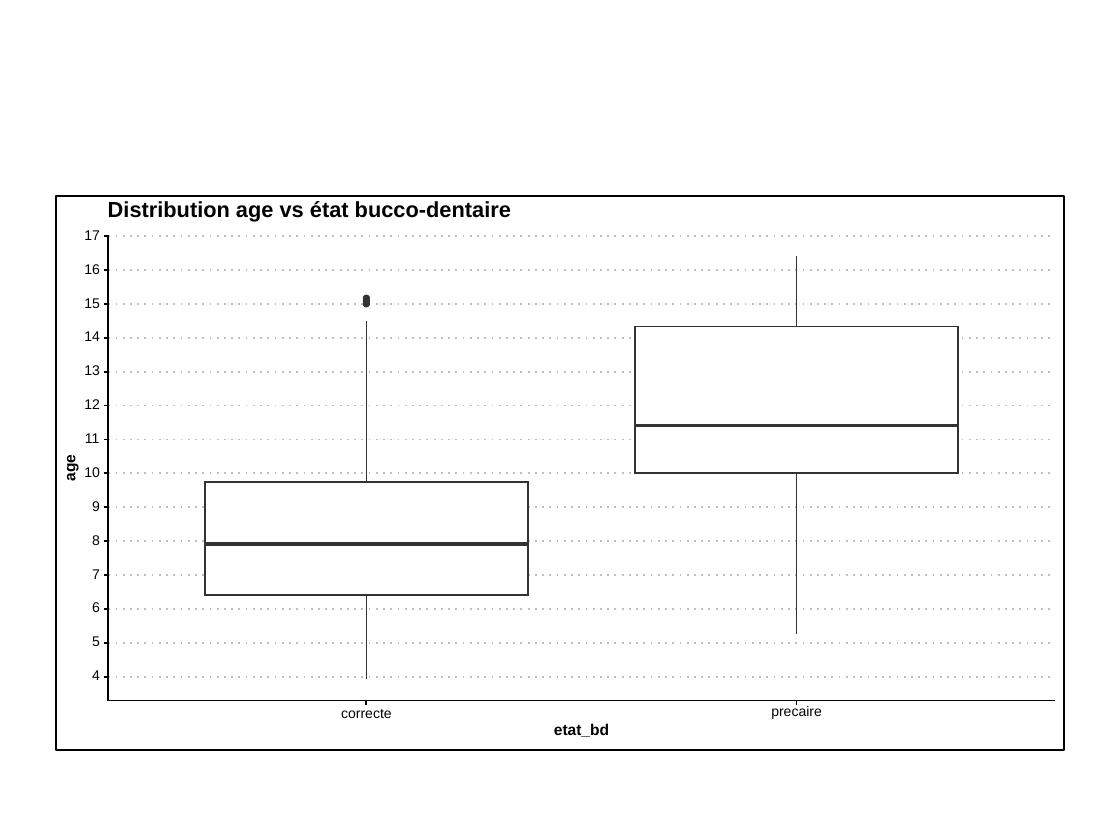
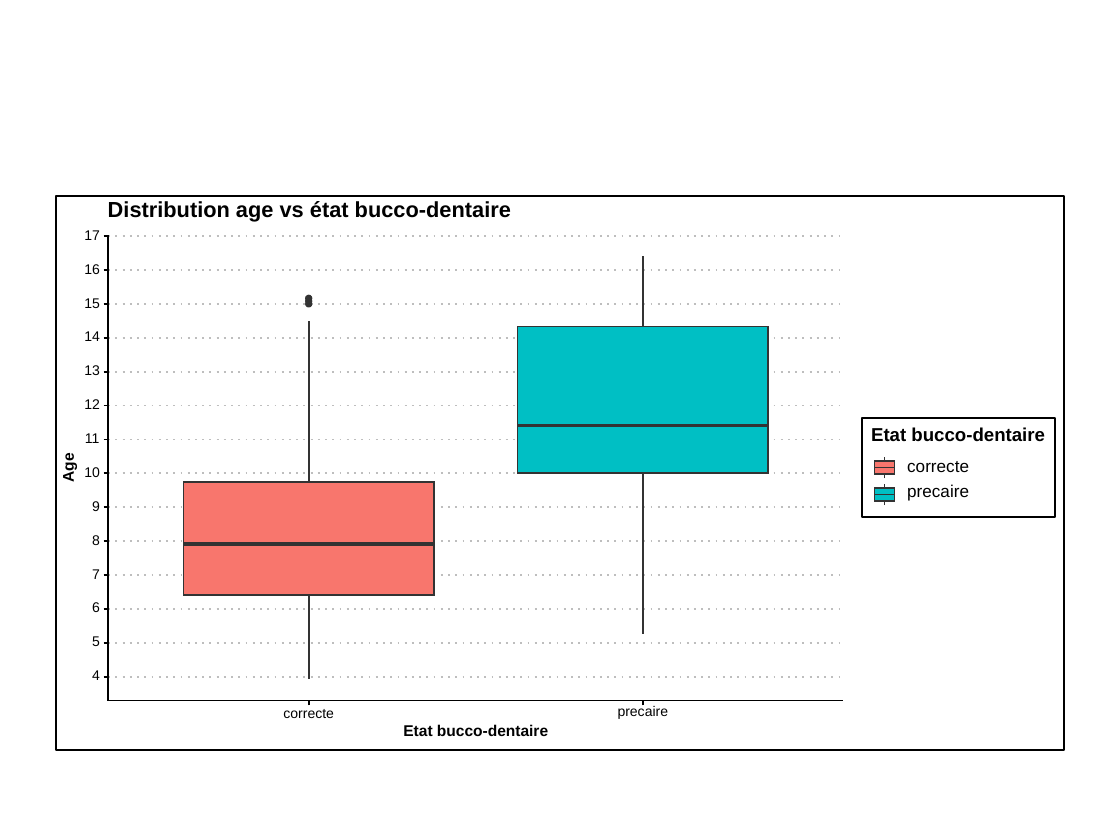
Before and after one commit to FrancescoMonti-source/theses_internes, a slide deck: slide 1 of jenny_CMF/graphs/Boxplot age vs état bucco-dentaire.pptx. Drawn at 1120x840 pixels with LibreOffice and Linux fonts; fonts in the diff are those of the drawing. Boxes give left, top, right and bottom in pixels: in the first picture for what was removed or moved away, otherwise in the second. Text is boxed around its words. In the diff, an @@ line names an element or a change of style, - is before the commit and + after.

```diff
--- a/jenny_CMF/graphs/Boxplot age vs état bucco-dentaire.pptx
+++ b/jenny_CMF/graphs/Boxplot age vs état bucco-dentaire.pptx
@@ freeform shape: place and size @@
-freeform shape at <box>109,236,1055,236</box>
+freeform shape at <box>109,236,843,236</box>
@@ freeform shape: place and size @@
-freeform shape at <box>109,270,1055,270</box>
+freeform shape at <box>109,270,843,270</box>
@@ freeform shape: place and size @@
-freeform shape at <box>109,304,1055,304</box>
+freeform shape at <box>109,304,843,304</box>
@@ freeform shape: place and size @@
-freeform shape at <box>635,327,958,474</box>
+freeform shape at <box>517,327,768,474</box>
@@ freeform shape at <box>517,327,768,474</box>: fill #FFFFFF to #00BFC4 @@
@@ freeform shape: place and size @@
-freeform shape at <box>109,338,1055,338</box>
+freeform shape at <box>109,338,843,338</box>
@@ freeform shape: place and size @@
-freeform shape at <box>109,372,1055,372</box>
+freeform shape at <box>109,372,843,372</box>
@@ freeform shape: place and size @@
-freeform shape at <box>109,405,1055,405</box>
+freeform shape at <box>109,405,843,405</box>
@@ freeform shape: place and size @@
-freeform shape at <box>109,439,1055,439</box>
+freeform shape at <box>109,439,843,439</box>
@@ freeform shape: place and size @@
-freeform shape at <box>635,426,958,426</box>
+freeform shape at <box>517,426,768,426</box>
@@ text at <box>60,455,77,482</box>: text changed @@
-age
+Age
@@ freeform shape: place and size @@
-freeform shape at <box>109,474,1055,474</box>
+freeform shape at <box>109,474,843,474</box>
@@ freeform shape: place and size @@
-freeform shape at <box>109,507,1055,507</box>
+freeform shape at <box>109,507,843,507</box>
@@ freeform shape: place and size @@
-freeform shape at <box>205,482,528,595</box>
+freeform shape at <box>184,482,435,595</box>
@@ freeform shape at <box>184,482,435,595</box>: fill #FFFFFF to #F8766D @@
@@ group added at <box>862,418,1055,516</box>: 6 freeform shapes, 5 rectangles, 3 texts @@
+Etat bucco-dentaire
+correcte
+precaire
@@ freeform shape: place and size @@
-freeform shape at <box>109,541,1055,541</box>
+freeform shape at <box>109,541,843,541</box>
@@ freeform shape: place and size @@
-freeform shape at <box>205,544,528,544</box>
+freeform shape at <box>184,544,435,544</box>
@@ freeform shape: place and size @@
-freeform shape at <box>109,575,1055,575</box>
+freeform shape at <box>109,575,843,575</box>
@@ freeform shape: place and size @@
-freeform shape at <box>109,609,1055,609</box>
+freeform shape at <box>109,609,843,609</box>
@@ freeform shape: place and size @@
-freeform shape at <box>109,643,1055,643</box>
+freeform shape at <box>109,643,843,643</box>
@@ freeform shape: place and size @@
-freeform shape at <box>109,676,1055,676</box>
+freeform shape at <box>109,676,843,676</box>
@@ freeform shape: place and size @@
-freeform shape at <box>109,701,1055,701</box>
+freeform shape at <box>109,701,843,701</box>
@@ text "correcte": place and size @@
-text "correcte" at <box>341,709,392,718</box>
+text "correcte" at <box>283,709,334,718</box>
@@ 3 ellipses, 3 freeform shapes: place and size @@
-3 ellipses, 3 freeform shapes at <box>363,296,368,706</box>
+3 ellipses, 3 freeform shapes at <box>306,296,311,706</box>
@@ 3 freeform shapes, 1 text: place and size @@
-3 freeform shapes, 1 text at <box>771,256,822,719</box>
+3 freeform shapes, 1 text at <box>618,256,669,719</box>
@@ text at <box>403,724,548,736</box>: text changed @@
-etat_bd
+Etat bucco-dentaire
```
Also in this commit, not shown: 17 other files.
